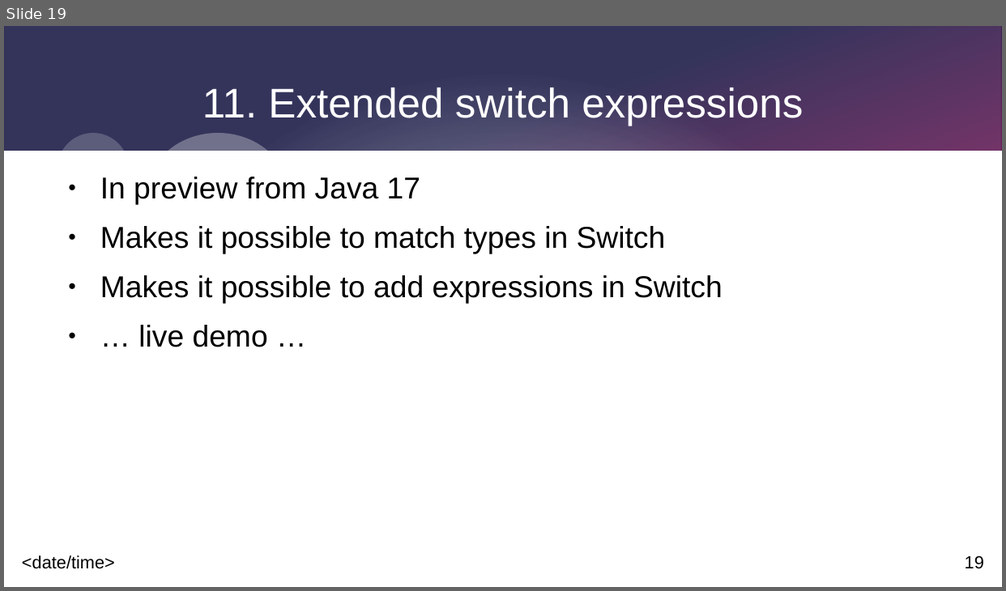
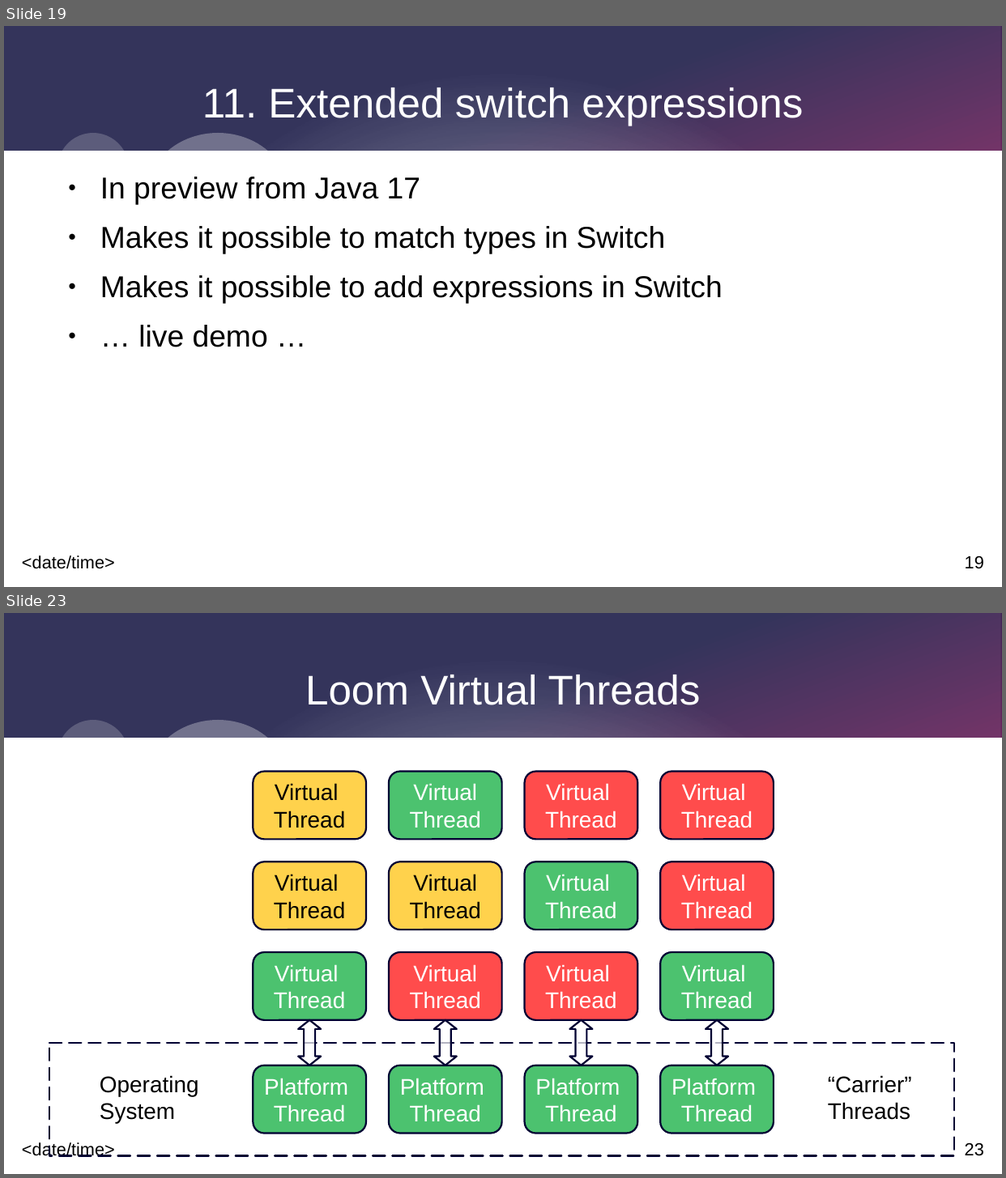
Before and after one commit to johnnyegel/Talk_JavaLatestAndGreatest, a slide deck: Presentation/JavaLatestAndGreatest.odp. Shown one above the other, each under a label of ours: slide 19 before the commit, slides 19 and 23 after it; the slides between them are not shown. The pictures are 1006x591 and 1006x1178 pixels, drawn with LibreOffice and Linux fonts; fonts in the diff are those of the drawing. Boxes give left, top, right and bottom in pixels: in the first picture for what was removed or moved away, otherwise in the second. Text is boxed around its words. In the diff, an @@ line names an element or a change of style, - is before the commit and + after.

Commit message:
Added idea settings, as this was troublesome to configure. Added Loom examples and worked more on presentation

```diff
--- a/Presentation/JavaLatestAndGreatest.odp
+++ b/Presentation/JavaLatestAndGreatest.odp
@@ slide 23 added at (4, 613, 1002, 1174), background #FFFFFF; not listed: 9 template elements that a slide beside it also shows @@
@@ title added at (305, 675, 701, 705), 33 pt, text #FFFFFF @@
+Loom Virtual Threads
@@ rounded rectangle added at (253, 772, 366, 839), fill #FFBF00 at 70% opacity, outline #000032 1.42 pt, 18 pt, text #000000 @@
+Virtual
+Thread
@@ rounded rectangle added at (389, 772, 502, 839), fill #00A933 at 70% opacity, outline #000032 1.42 pt, 18 pt, text #FFFFFF @@
+Virtual
+Thread
@@ rounded rectangle added at (525, 772, 638, 839), fill #FF0000 at 70% opacity, outline #000032 1.42 pt, 18 pt, text #FFFFFF @@
+Virtual
+Thread
@@ rounded rectangle added at (661, 772, 774, 839), fill #FF0000 at 70% opacity, outline #000032 1.42 pt, 18 pt, text #FFFFFF @@
+Virtual
+Thread
@@ rounded rectangle added at (253, 862, 366, 930), fill #FFBF00 at 70% opacity, outline #000032 1.42 pt, 18 pt, text #000000 @@
+Virtual
+Thread
@@ rounded rectangle added at (389, 862, 502, 930), fill #FFBF00 at 70% opacity, outline #000032 1.42 pt, 18 pt, text #000000 @@
+Virtual
+Thread
@@ rounded rectangle added at (525, 862, 638, 930), fill #00A933 at 70% opacity, outline #000032 1.42 pt, 18 pt, text #FFFFFF @@
+Virtual
+Thread
@@ rounded rectangle added at (661, 862, 774, 930), fill #FF0000 at 70% opacity, outline #000032 1.42 pt, 18 pt, text #FFFFFF @@
+Virtual
+Thread
@@ rounded rectangle added at (253, 952, 366, 1020), fill #00A933 at 70% opacity, outline #000032 1.42 pt, 18 pt, text #FFFFFF @@
+Virtual
+Thread
@@ rounded rectangle added at (389, 952, 502, 1020), fill #FF0000 at 70% opacity, outline #000032 1.42 pt, 18 pt, text #FFFFFF @@
+Virtual
+Thread
@@ rounded rectangle added at (525, 952, 638, 1020), fill #FF0000 at 70% opacity, outline #000032 1.42 pt, 18 pt, text #FFFFFF @@
+Virtual
+Thread
@@ rounded rectangle added at (661, 952, 774, 1020), fill #00A933 at 70% opacity, outline #000032 1.42 pt, 18 pt, text #FFFFFF @@
+Virtual
+Thread
@@ up down arrow added at (298, 1020, 321, 1066), fill #FFFFFF at 70% opacity, outline #000032 1.42 pt @@
@@ up down arrow added at (434, 1020, 457, 1066), fill #FFFFFF at 70% opacity, outline #000032 1.42 pt @@
@@ up down arrow added at (570, 1020, 593, 1066), fill #FFFFFF at 70% opacity, outline #000032 1.42 pt @@
@@ up down arrow added at (705, 1020, 728, 1066), fill #FFFFFF at 70% opacity, outline #000032 1.42 pt @@
@@ rectangle added at (49, 1043, 955, 1157), outline #000032 1.42 pt dashed @@
@@ rounded rectangle added at (253, 1066, 366, 1134), fill #00A933 at 70% opacity, outline #000032 1.42 pt, 18 pt, text #FFFFFF @@
+Platform
+Thread
@@ rounded rectangle added at (389, 1066, 502, 1134), fill #00A933 at 70% opacity, outline #000032 1.42 pt, 18 pt, text #FFFFFF @@
+Platform
+Thread
@@ rounded rectangle added at (525, 1066, 638, 1134), fill #00A933 at 70% opacity, outline #000032 1.42 pt, 18 pt, text #FFFFFF @@
+Platform
+Thread
@@ rounded rectangle added at (661, 1066, 774, 1134), fill #00A933 at 70% opacity, outline #000032 1.42 pt, 18 pt, text #FFFFFF @@
+Platform
+Thread
@@ text added at (100, 1076, 199, 1123), 18 pt, text #000000 @@
+Operating
+System
@@ text added at (828, 1076, 912, 1120), 18 pt, text #000000 @@
+“Carrier”
+Threads
```
Also in this commit, not shown: 2 slides changed, 6 other slides added, 4 other files.
